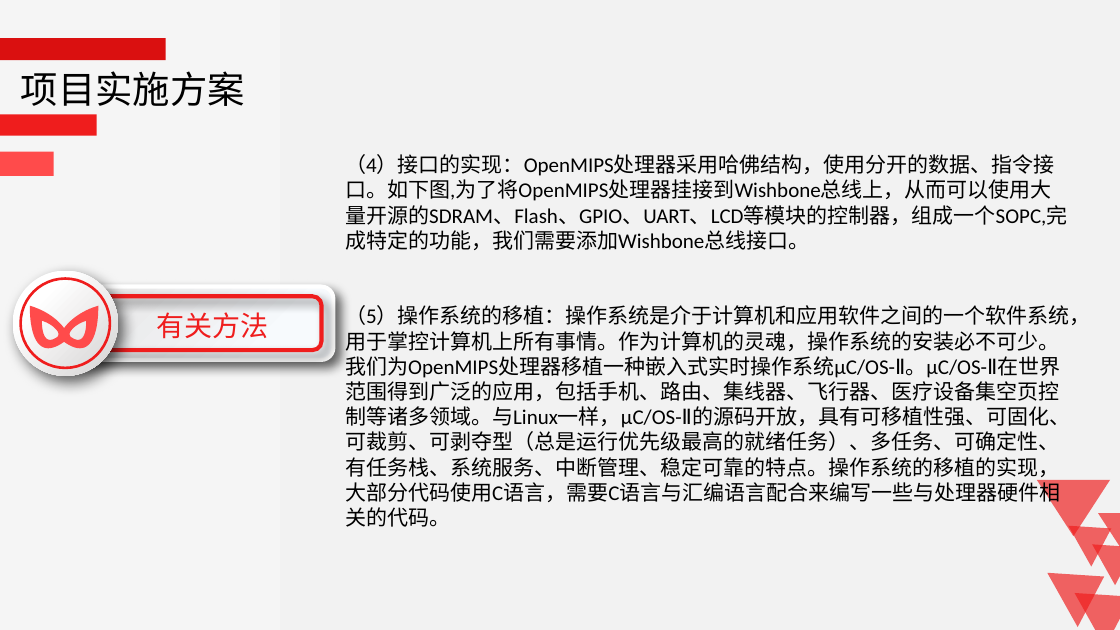
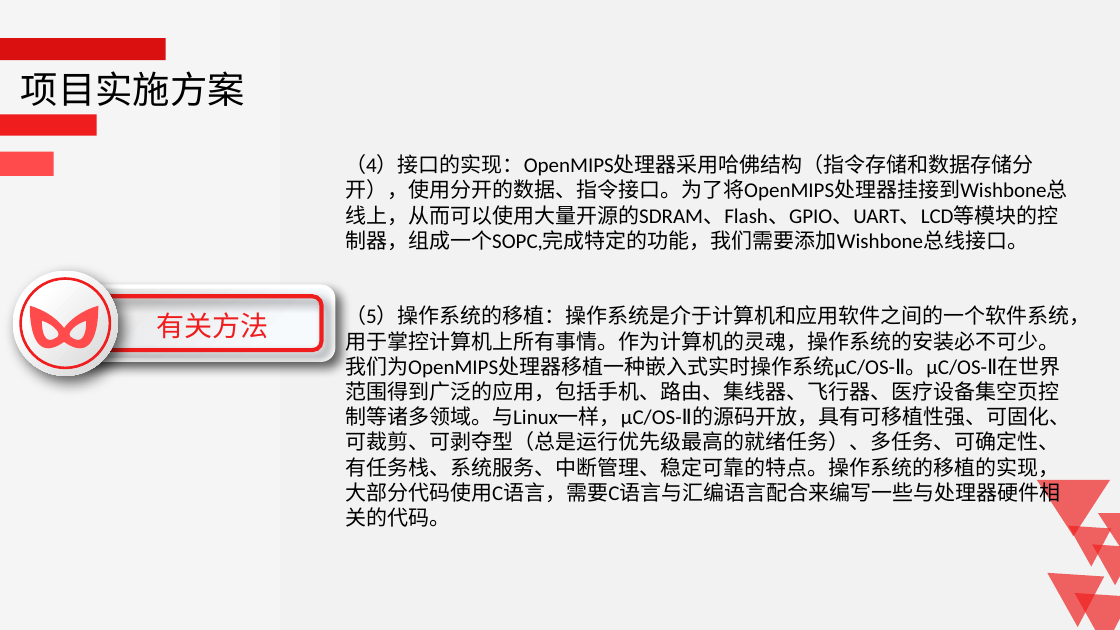
Before and after one commit to CherryYang05/OpenMIPS_CPU, a slide deck: slide 11 of 项目答辩.pptx. Drawn at 1120x630 pixels with LibreOffice and Linux fonts; fonts in the diff are those of the drawing. Boxes give left, top, right and bottom in pixels: in the first picture for what was removed or moved away, otherwise in the second. Text is boxed around its words. In the diff, an @@ line names an element or a change of style, - is before the commit and + after.

```diff
--- a/项目答辩.pptx
+++ b/项目答辩.pptx
@@ text at [345, 154, 1067, 251]: text changed @@
-（4）接口的实现：OpenMIPS处理器采用哈佛结构，使用分开的数据、指令接口。如下图,为了将OpenMIPS处理器挂接到Wishbone总线上，从而可以使用大量开源的SDRAM、Flash、GPIO、UART、LCD等模块的控制器，组成一个SOPC,完成特定的功能，我们需要添加Wishbone总线接口。
+（4）接口的实现：OpenMIPS处理器采用哈佛结构（指令存储和数据存储分开），使用分开的数据、指令接口。为了将OpenMIPS处理器挂接到Wishbone总线上，从而可以使用大量开源的SDRAM、Flash、GPIO、UART、LCD等模块的控制器，组成一个SOPC,完成特定的功能，我们需要添加Wishbone总线接口。
```
Also in this commit, not shown: 4 other slides changed.
